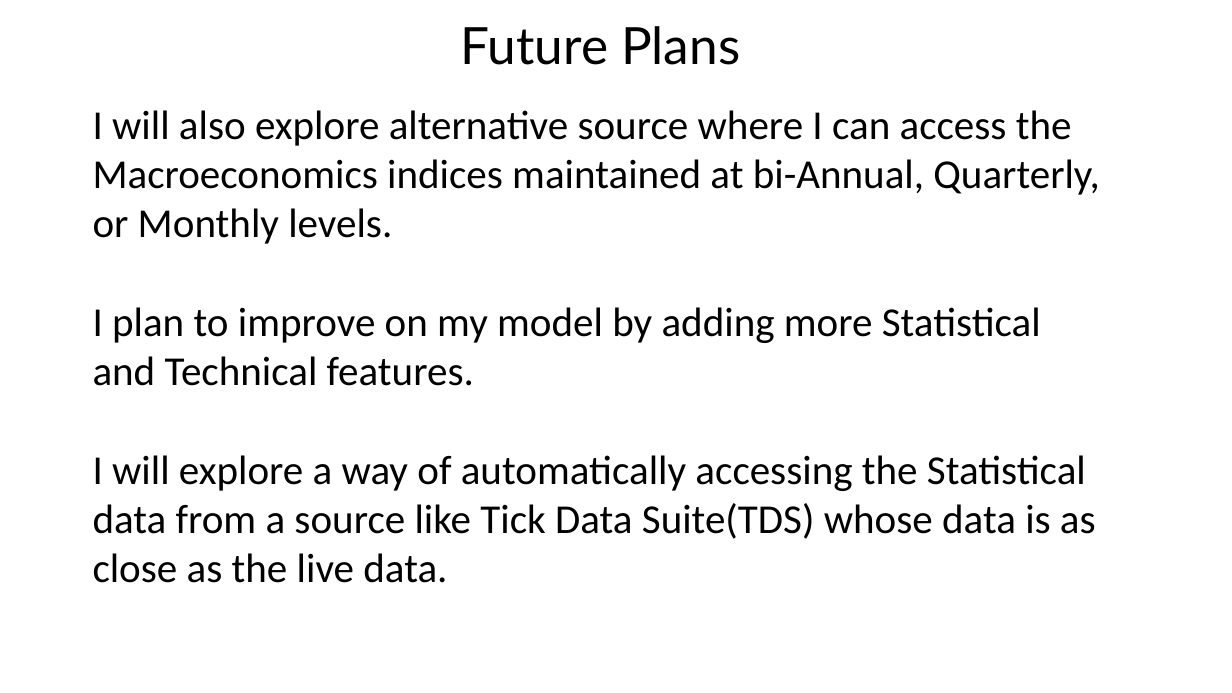
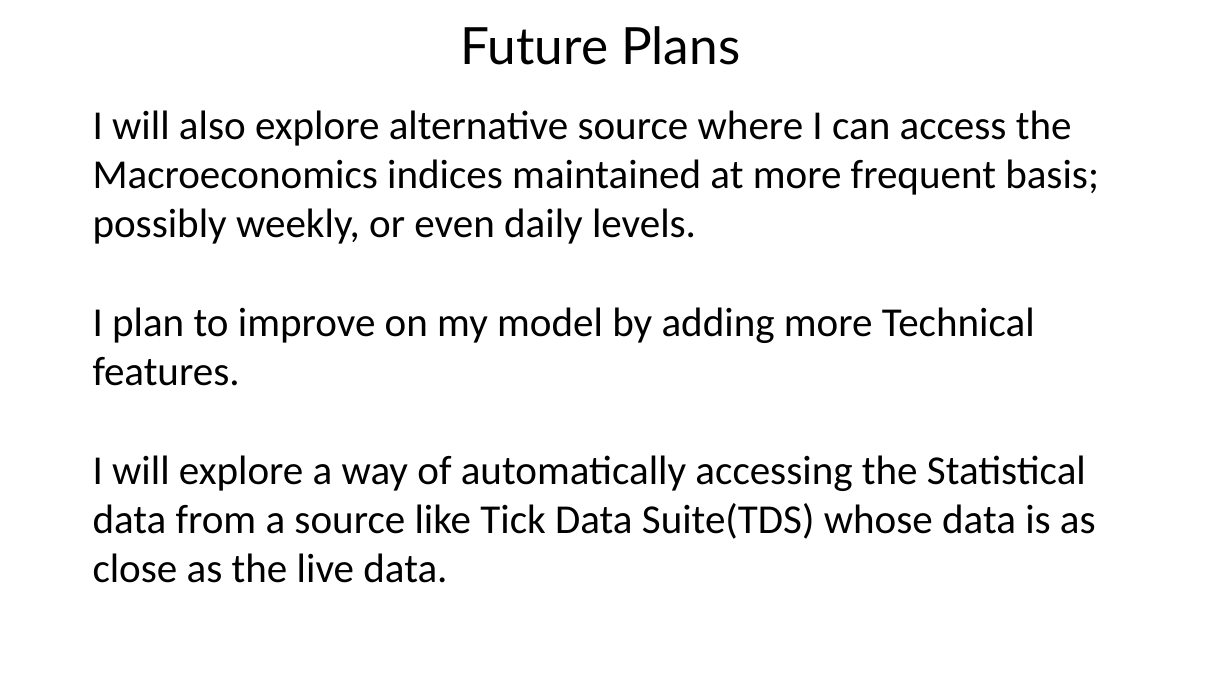
Before and after one commit to Akubue4U/PyProjects, a slide deck: slide 27 of MyBDAThesis/Akubue Simon - Thesis Presentation.pptx (slide 29 before the commit). Drawn at 1232x693 pixels with LibreOffice and Linux fonts; fonts in the diff are those of the drawing. Boxes give left, top, right and bottom in pixels: in the first picture for what was removed or moved away, otherwise in the second. Text is boxed around its words. In the diff, an @@ line names an element or a change of style, - is before the commit and + after.

```diff
--- a/MyBDAThesis/Akubue Simon - Thesis Presentation.pptx
+++ b/MyBDAThesis/Akubue Simon - Thesis Presentation.pptx
@@ text at [93,110,1099,386]: text changed @@
-I will also explore alternative source where I can access the Macroeconomics indices maintained at bi-Annual, Quarterly, or Monthly levels.
-I plan to improve on my model by adding more Statistical and Technical features.
+I will also explore alternative source where I can access the Macroeconomics indices maintained at more frequent basis; possibly weekly, or even daily levels.
+I plan to improve on my model by adding more Technical features.
```
Also in this commit, not shown: 4 other slides changed, 2 slides removed.
